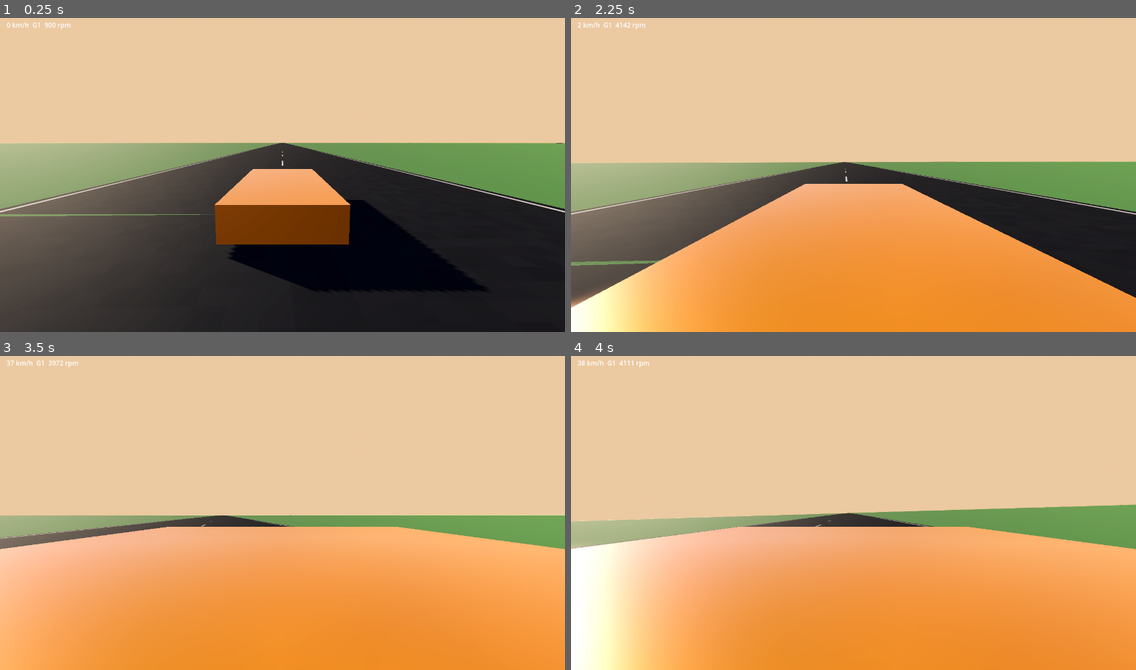
Above: before the commit, frames 1-4 (two rows, left to right).
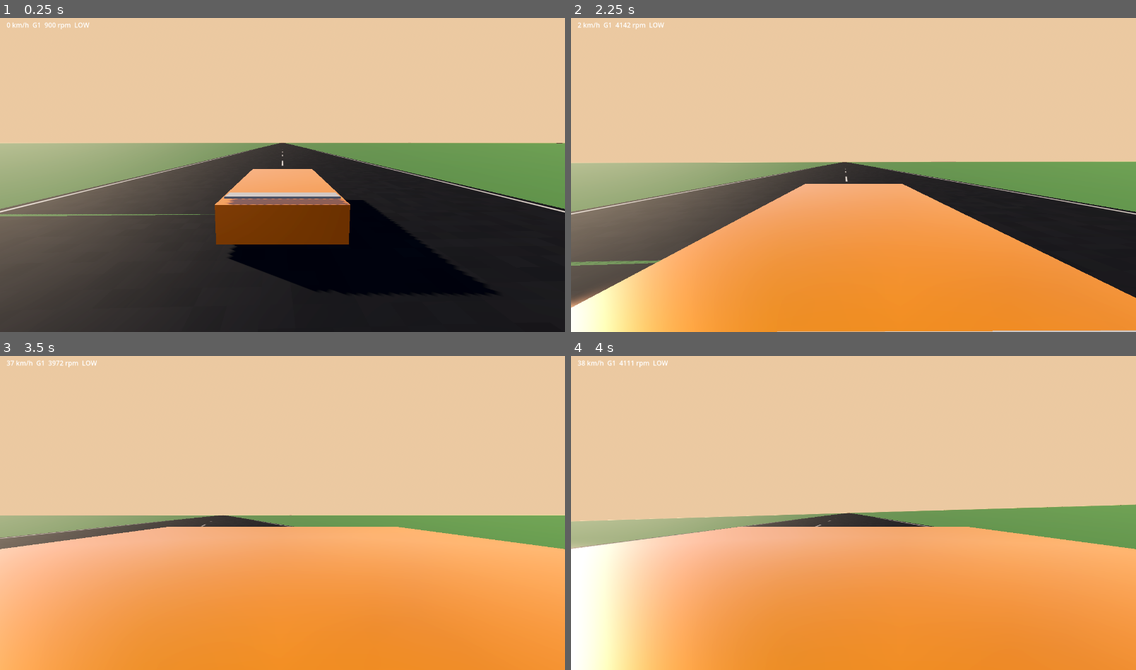
Above: after the commit, the same moments.

Repository: SHADOW-465/p1-drive
Game: Godot game, scene res://main.tscn
Same seed, same stepped clock (60 frames per second), same inputs: the game is played once before the commit and once after it.
Inputs:
- Up to frame 1 (0.25 s): no input
- Up to frame 2 (2.25 s): hold D (steer_right) 0.53-1.28 s; hold Shift (drs) 0.53-1.28 s; tap W (throttle) at 0.8, 1.35 s; hold S (brake) 1.28-2.03 s; tap Shift (drs) at 1.55 s; hold D (steer_right) from 2.03 s (still down); hold W (throttle) from 2.03 s (still down); tap C (camera_toggle) at 2.1 s
- Up to frame 3 (3.5 s): release D (steer_right) at 2.78 s; release W (throttle) at 2.78 s; hold Up from 2.78 s (still down); tap P (companion_toggle) at 2.85 s; tap Shift (drs) at 3.05 s
- Up to frame 4 (4 s): release Up at 3.53 s; hold A (steer_left) from 3.53 s (still down); hold Shift (drs) from 3.53 s (still down); tap W (throttle) at 3.8 s

The runs differ from the first frame. In frame 1, 0.9% of the frame differs, in the area x 13-88%, y 1-89%; in frame 2, 0.2%; in frame 3, less than 0.1%; in frame 4, less than 0.1%.

Commit message:
T05: active aero (LOW/HIGH/DRS/AIRBRAKE springs)
Co-Authored-By: Claude <noreply@anthropic.com>

Diff:
--- /dev/null
+++ b/cars/active_aero.gd
@@ -0,0 +1,78 @@
+class_name ActiveAero
+extends Node3D
+## Active aero state machine + spring-animated wing/flaps (PLAN 6.3).
+## Coefficients follow the animated pose, so physics changes as the wing moves.
+
+enum State { LOW, HIGH, DRS, AIRBRAKE }
+const NAMES: PackedStringArray = ["LOW", "HIGH", "DRS", "AIRBRAKE"]
+# per state: wing height m, wing angle deg, flap angle deg, k_drag, k_down
+const POSE: PackedFloat32Array = [
+	0.0, 2.0, 0.0, 0.60, 0.60,
+	0.22, 14.0, 10.0, 0.72, 1.50,
+	0.22, 0.0, 0.0, 0.48, 0.70,
+	0.30, 58.0, 24.0, 1.90, 1.90,
+]
+
+@export var has_airbrake: bool = true
+
+var state: State = State.LOW
+var wing_height: float = 0.0
+var wing_angle_deg: float = 2.0
+var flap_deg: float = 0.0
+var k_drag: float = 0.6
+var k_down: float = 0.6
+
+var _x: PackedFloat32Array = POSE.slice(0, 5)
+var _v: PackedFloat32Array = [0.0, 0.0, 0.0, 0.0, 0.0]
+var _omega: float = 9.0
+var _release_t: float = 0.0
+var _wing_y: float = 0.0
+@onready var car: Car = get_parent() as Car
+@onready var wing_pivot: Node3D = $WingPivot
+@onready var flaps: Array[Node3D] = [$FlapL as Node3D, $FlapR as Node3D]
+
+
+func _ready() -> void:
+	_wing_y = wing_pivot.position.y
+
+
+func _physics_process(dt: float) -> void:
+	var kmh: float = car.speed_kmh
+	var brake: float = car.brake_now
+	var next: State = state
+	if state == State.AIRBRAKE:
+		_release_t = _release_t + dt if brake < 0.05 else 0.0
+		if _release_t > 0.4 or kmh < 50.0:
+			next = State.HIGH if kmh >= 80.0 else State.LOW
+	elif has_airbrake and brake > 0.6 and kmh > 110.0:
+		next = State.AIRBRAKE
+	elif state == State.LOW:
+		if kmh >= 100.0:
+			next = State.HIGH
+	elif kmh < 80.0:
+		next = State.LOW
+	else:
+		next = State.DRS if car.in_drs and brake <= 0.0 else State.HIGH
+	if next != state:
+		_omega = 16.0 if next == State.AIRBRAKE else (5.0 if state == State.AIRBRAKE else 9.0)
+		_release_t = 0.0
+		state = next
+
+	for i: int in 5:  # critically damped springs
+		_v[i] += (_omega * _omega * (POSE[state * 5 + i] - _x[i]) - 2.0 * _omega * _v[i]) * dt
+		_x[i] += _v[i] * dt
+	wing_height = _x[0]
+	wing_angle_deg = _x[1]
+	flap_deg = _x[2]
+	k_drag = _x[3]
+	k_down = _x[4]
+	car.k_drag = k_drag
+	car.k_down = k_down
+	wing_pivot.position.y = _wing_y + wing_height
+	wing_pivot.rotation.x = -deg_to_rad(wing_angle_deg)  # trailing edge up
+	for f: Node3D in flaps:
+		f.rotation.x = deg_to_rad(flap_deg)
+
+
+func state_name() -> String:
+	return NAMES[state]
--- a/cars/car.gd
+++ b/cars/car.gd
@@ -32,6 +32,7 @@
 var reversing: bool = false
 var k_drag: float = 0.6  # set by active aero
 var k_down: float = 0.6
+var brake_now: float = 0.0  # effective brake pedal (after the reverse swap)
 
 var _steer: float = 0.0
 var _tc: float = 1.0
@@ -66,6 +67,7 @@
 		reversing = true
 	var throttle: float = in_brake if reversing else in_throttle
 	var brake: float = in_throttle if reversing else in_brake
+	brake_now = brake
 	drivetrain.update(dt, speed_kmh, throttle, reversing)
 
 	var rate: float = 9.0 if absf(in_steer) < absf(_steer) else 6.0
--- a/cars/p1/p1.tscn
+++ b/cars/p1/p1.tscn
@@ -1,6 +1,7 @@
 [gd_scene load_steps=7 format=3]
 
 [ext_resource type="Script" path="res://cars/car.gd" id="1"]
+[ext_resource type="Script" path="res://cars/active_aero.gd" id="2"]
 
 [sub_resource type="BoxShape3D" id="shape"]
 size = Vector3(1.9, 0.62, 4.4)
@@ -26,6 +27,12 @@
 height = 0.32
 radial_segments = 16
 rings = 1
+
+[sub_resource type="BoxMesh" id="wing"]
+size = Vector3(1.7, 0.03, 0.35)
+
+[sub_resource type="BoxMesh" id="flap"]
+size = Vector3(0.5, 0.02, 0.24)
 
 [node name="P1" type="VehicleBody3D"]
 mass = 1450.0
@@ -113,3 +120,26 @@
 [node name="Rim" type="MeshInstance3D" parent="WheelRR"]
 transform = Transform3D(0, -1, 0, 1, 0, 0, 0, 0, 1, 0, 0, 0)
 mesh = SubResource("wheel_r")
+
+[node name="Aero" type="Node3D" parent="."]
+script = ExtResource("2")
+
+[node name="WingPivot" type="Node3D" parent="Aero"]
+transform = Transform3D(1, 0, 0, 0, 1, 0, 0, 0, 1, 0, 0.9, 1.85)
+
+[node name="Wing" type="MeshInstance3D" parent="Aero/WingPivot"]
+mesh = SubResource("wing")
+
+[node name="FlapL" type="Node3D" parent="Aero"]
+transform = Transform3D(1, 0, 0, 0, 1, 0, 0, 0, 1, -0.6, 0.2, -2.2)
+
+[node name="Mesh" type="MeshInstance3D" parent="Aero/FlapL"]
+transform = Transform3D(1, 0, 0, 0, 1, 0, 0, 0, 1, 0, 0, 0.12)
+mesh = SubResource("flap")
+
+[node name="FlapR" type="Node3D" parent="Aero"]
+transform = Transform3D(1, 0, 0, 0, 1, 0, 0, 0, 1, 0.6, 0.2, -2.2)
+
+[node name="Mesh" type="MeshInstance3D" parent="Aero/FlapR"]
+transform = Transform3D(1, 0, 0, 0, 1, 0, 0, 0, 1, 0, 0, 0.12)
+mesh = SubResource("flap")
--- a/main.gd
+++ b/main.gd
@@ -30,7 +30,7 @@
 
 
 func _process(_dt: float) -> void:
-	debug.text = "%d km/h  G%s  %d rpm" % [car.speed_kmh, car.drivetrain.gear_label(), car.drivetrain.rpm]
+	debug.text = "%d km/h  G%s  %d rpm  %s" % [car.speed_kmh, car.drivetrain.gear_label(), car.drivetrain.rpm, (car.get_node("Aero") as ActiveAero).state_name()]
 	_frames += 1
 	if _shot_at > 0 and _frames == _shot_at:  # dev: --shot=<frame> saves logs/shot.png and quits
 		get_viewport().get_texture().get_image().save_png("res://logs/shot.png")
--- a/tests/bench.gd
+++ /dev/null
@@ -1,72 +0,0 @@
-extends Node3D
-## Temporary bench (T03): prints the PLAN 6.2 numbers. Folded into the smoke test in T06.
-
-var car: Car
-var f: int = 0
-var phase: int = 0
-var t0: int = 0
-var t100: float = -1.0
-var t200: float = -1.0
-var vmax: float = 0.0
-var ymin: float = 9.0
-var ymax: float = -9.0
-var f300: int = -1
-var p100: Vector3 = Vector3.INF
-
-
-func _ready() -> void:
-	var body := StaticBody3D.new()
-	var cs := CollisionShape3D.new()
-	cs.shape = WorldBoundaryShape3D.new()
-	body.add_child(cs)
-	add_child(body)
-	car = (load("res://cars/p1/p1.tscn") as PackedScene).instantiate() as Car
-	car.player_controlled = false
-	car.position.y = 0.1
-	add_child(car)
-
-
-func _physics_process(_dt: float) -> void:
-	f += 1
-	var kmh: float = car.speed * 3.6
-	match phase:
-		0:
-			if f == 120:
-				print("rest y=%.3f v=%.3f contact=%d" % [car.position.y, car.linear_velocity.length(), car.wheels_in_contact()])
-				car.in_throttle = 1.0
-				t0 = f
-				phase = 1
-		1:
-			var t: float = (f - t0) / 60.0
-			if t100 < 0.0 and kmh >= 100.0:
-				t100 = t
-			if t200 < 0.0 and kmh >= 200.0:
-				t200 = t
-			vmax = maxf(vmax, kmh)
-			if t > 30.0:
-				ymin = minf(ymin, car.position.y)
-				ymax = maxf(ymax, car.position.y)
-			if t > 45.0:
-				print("0-100 %.2fs 0-200 %.2fs top %.1f km/h z=%.0f y[%.3f..%.3f]" % [t100, t200, vmax, car.position.z, ymin, ymax])
-				car.in_throttle = 0.0
-				car.in_brake = 1.0
-				phase = 2
-		2:
-			if f300 < 0 and kmh <= 300.0:
-				f300 = f
-			if p100 == Vector3.INF and kmh <= 100.0:
-				p100 = car.position
-			if kmh < 1.0:
-				print("300-0 %.2fs 100-0 %.1fm" % [(f - f300) / 60.0, car.position.distance_to(p100)])
-				car.in_brake = 0.0
-				car.in_throttle = 1.0
-				t0 = f
-				phase = 3
-		3:
-			if kmh > 100.0:
-				car.in_steer = -1.0
-				if t0 > 0:
-					t0 = -f
-			if t0 < 0 and f + t0 > 240:
-				print("left steer: yaw rate %.2f (expect > 0) up %.2f kmh %.0f" % [car.angular_velocity.y, car.global_basis.y.y, kmh])
-				get_tree().quit()
--- a/tests/bench.tscn
+++ /dev/null
@@ -1,6 +0,0 @@
-[gd_scene load_steps=2 format=3]
-
-[ext_resource type="Script" path="res://tests/bench.gd" id="1"]
-
-[node name="Bench" type="Node3D"]
-script = ExtResource("1")
Not shown, changed: docs/PROGRESS.md
